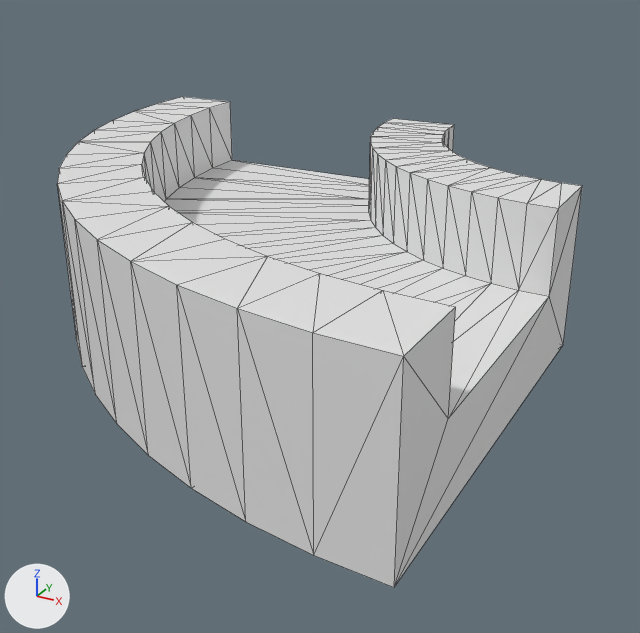
The OBJ model Assets/TrackEditor/CornerThin.obj as it was, and as the next commit left it.
Camera for both pictures: a 50 mm camera at (1.43, -1.52, 0.94) aimed at (0.46, 0.24, 0.06). Lighting does not change. The marker at lower left points along +X, +Y and +Z. Mesh edges are drawn as thin lines. Where no turn or scale is listed for an object, it has been applied to the vertices.

Names of what the first picture shows: 'CornerThin_-_col'.
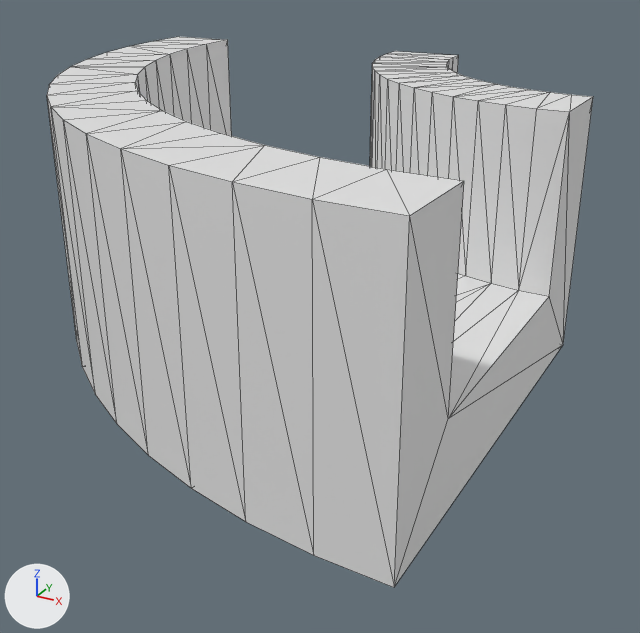
Edits to the bpy script that builds the scene:
```text
Change me_cornerthin___col:
    used by ob_cornerthin___col; location = (0.0, 0.0, 0.0)
    remove me_cornerthin___col.from_pydata(...)  # 136 vertices, 268 faces; spans x -0.5..1.0, y -0.5..1.0, z 0.0..0.4
    add me_cornerthin___col.from_pydata(...)  # 136 vertices, 268 faces; spans x -0.5..1.0, y -0.5..1.0, z 0.0..0.6
    me_cornerthin___col part 1: all 34 vertices in x 0.3..1.0, y 0.3..1.0, z 0.4 are moved by (0.0, 0.0, 0.2)
    me_cornerthin___col part 2: 34 of the vertices in x -0.5..1.0, y -0.5..1.0, z 0.4 are moved by (0.0, 0.0, 0.2)
```

What differs and where, as boxes [x1, y1, x2, y2] in the pictures (640 x 633 px; the box of a moved part takes in the faces that stretch with it):
'CornerThin_-_col', reshaped (12% taller): before [57, 97, 582, 587]; after [47, 37, 593, 587]
part 1 of me_cornerthin___col, moved or reshaped: before [369, 119, 582, 343]; after [370, 51, 593, 343]
part 2 of me_cornerthin___col, moved or reshaped: before [57, 97, 456, 586]; after [47, 37, 464, 586]
